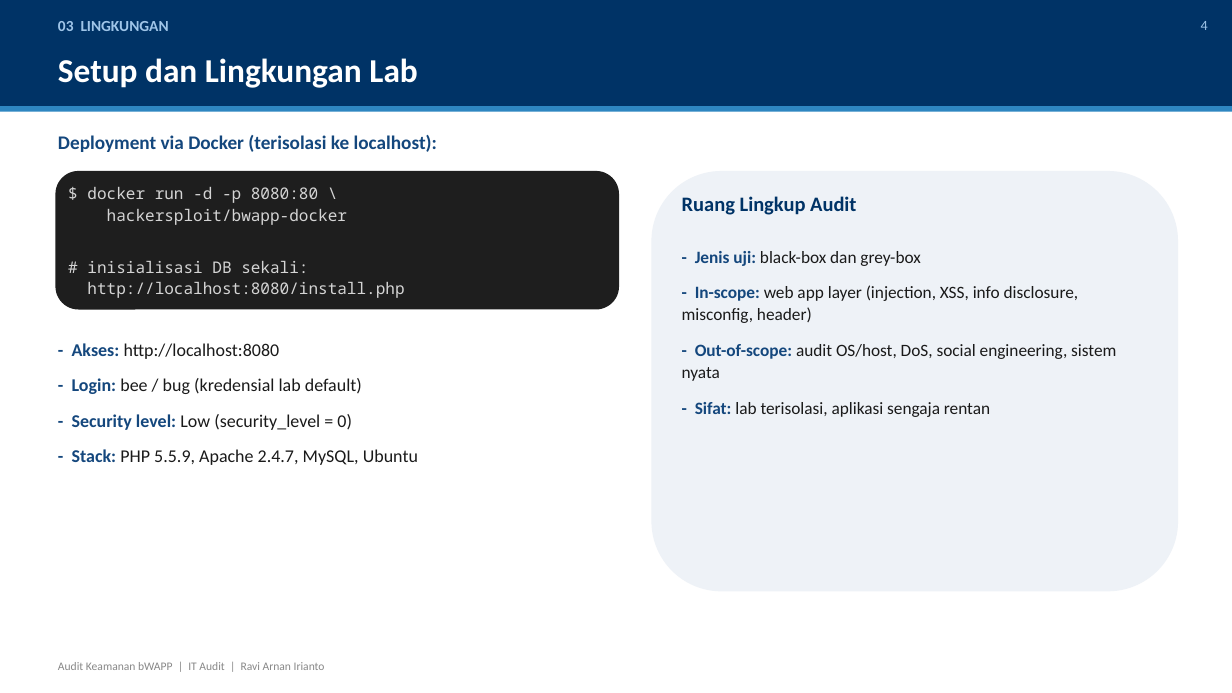
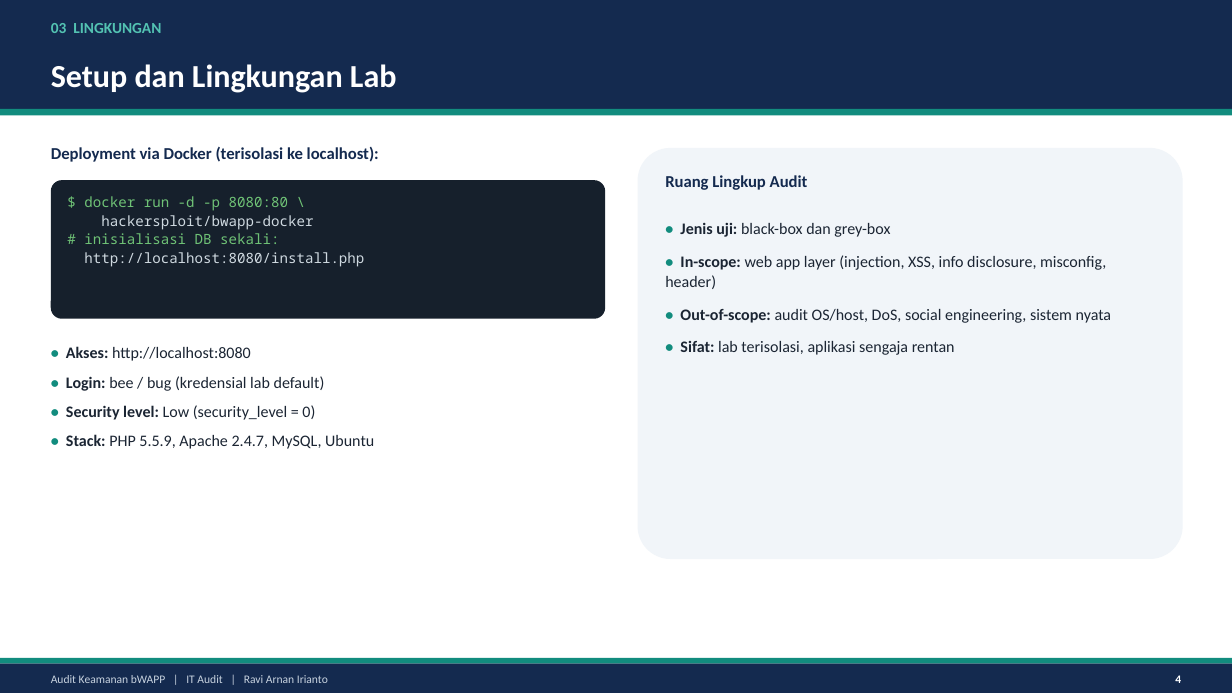
Before and after one commit to ravi-arnan/it-audit-bwapp, a slide deck: slide 4 of doc/presentasi_audit_bwapp.pptx. Drawn at 1232x693 pixels with LibreOffice and Linux fonts; fonts in the diff are those of the drawing. Boxes give left, top, right and bottom in pixels: in the first picture for what was removed or moved away, otherwise in the second. Text is boxed around its words. In the diff, an @@ line names an element or a change of style, - is before the commit and + after.

```diff
--- a/doc/presentasi_audit_bwapp.pptx
+++ b/doc/presentasi_audit_bwapp.pptx
@@ rectangle at [0, 0, 1232, 109]: fill #003366 to #142A4F @@
@@ text "03 LINGKUNGAN" at [51, 23, 161, 33]: text colour #9FC5E8 to #53C2B2; less space between paragraphs @@
@@ text "Setup dan Lingkungan Lab": place and size @@
-text "Setup dan Lingkungan Lab" at [58, 58, 417, 88]
+text "Setup dan Lingkungan Lab" at [51, 64, 397, 93]
@@ text "Setup dan Lingkungan Lab" at [51, 64, 397, 93]: size 26 to 25 pt; less space between paragraphs @@
@@ rectangle: place and size @@
-rectangle at [0, 106, 1232, 112]
+rectangle at [0, 109, 1232, 116]
@@ rectangle at [0, 109, 1232, 116]: fill #2E86C1 to #128C7E @@
@@ text "Deployment via Docker (terisolasi ke ...": place and size @@
-text "Deployment via Docker (terisolasi ke ..." at [58, 135, 437, 152]
+text "Deployment via Docker (terisolasi ke ..." at [51, 147, 379, 162]
@@ text "Deployment via Docker (terisolasi ke ..." at [51, 147, 379, 162]: size 15 to 13 pt, text colour #14477D to #142A4F; less space between paragraphs @@
@@ rounded rectangle: place and size @@
-rounded rectangle at [652, 171, 1178, 592]
+rounded rectangle at [638, 148, 1183, 559]
@@ rounded rectangle at [638, 148, 1183, 559]: fill #EEF2F7 to #F1F5F9; proportions changed @@
@@ text "Ruang Lingkup Audit": place and size @@
-text "Ruang Lingkup Audit" at [682, 196, 856, 215]
+text "Ruang Lingkup Audit" at [665, 175, 808, 190]
@@ text "Ruang Lingkup Audit" at [665, 175, 808, 190]: size 16 to 13 pt, text colour #003366 to #142A4F; less space between paragraphs @@
@@ rounded rectangle: place and size @@
-rounded rectangle at [55, 171, 619, 310]
+rounded rectangle at [51, 180, 605, 319]
@@ rounded rectangle at [51, 180, 605, 319]: fill #1E1E1E to #16202C; proportions changed @@
@@ text "$ docker run -d -p ...": place and size @@
-text "$ docker run -d -p ..." at [87, 187, 404, 298]
+text "$ docker run -d -p ..." at [84, 196, 364, 267]
@@ text "$ docker run -d -p ..." at [84, 196, 364, 267]: size 12.5 to 11 pt; text colour #D4D4D4 to #6FC276 in "$ docker run -d -p 8080:80 \", "# inisialisasi DB sekali:"; text colour #D4D4D4 to #CFD9E0 in "hackersploit/bwapp-docker", "http://localhost:8080/install.php"; line spacing 1.05 to 1.02; vertical alignment middle to top @@
@@ text at [665, 223, 1112, 355]: text changed; size 13.5 to 12.5 pt; text colour #1A1A1A to #1B2533 @@
-- Jenis uji: black-box dan grey-box
-- In-scope: web app layer (injection, XSS, info disclosure, misconfig, header)
-- Out-of-scope: audit OS/host, DoS, social engineering, sistem nyata
-- Sifat: lab terisolasi, aplikasi sengaja rentan
+• Jenis uji: black-box dan grey-box
+• In-scope: web app layer (injection, XSS, info disclosure, misconfig, header)
+• Out-of-scope: audit OS/host, DoS, social engineering, sistem nyata
+• Sifat: lab terisolasi, aplikasi sengaja rentan
@@ text at [66, 346, 374, 449]: text changed; size 14 to 12.5 pt; text colour #1A1A1A to #1B2533 @@
-- Akses: http://localhost:8080
-- Login: bee / bug (kredensial lab default)
-- Security level: Low (security_level = 0)
-- Stack: PHP 5.5.9, Apache 2.4.7, MySQL, Ubuntu
+• Akses: http://localhost:8080
+• Login: bee / bug (kredensial lab default)
+• Security level: Low (security_level = 0)
+• Stack: PHP 5.5.9, Apache 2.4.7, MySQL, Ubuntu
@@ rectangle added at [0, 658, 1232, 664], fill #128C7E @@
@@ rectangle added at [0, 664, 1232, 693], fill #142A4F @@
@@ text "Audit Keamanan bWAPP | IT ...": place and size @@
-text "Audit Keamanan bWAPP | IT ..." at [58, 662, 325, 670]
+text "Audit Keamanan bWAPP | IT ..." at [51, 675, 328, 683]
@@ text "Audit Keamanan bWAPP | IT ..." at [51, 675, 328, 683]: text colour #888888 to #C7D2DF; less space between paragraphs; vertical alignment top to middle @@
@@ text "4": place and size @@
-text "4" at [1201, 21, 1208, 30]
+text "4" at [1175, 675, 1181, 683]
@@ text "4" at [1175, 675, 1181, 683]: size 11 to 9 pt, text colour #9FC5E8 to #FFFFFF, bold on; less space between paragraphs; vertical alignment top to middle @@
```
Also in this commit, not shown: 16 other slides changed, 2 other files.
